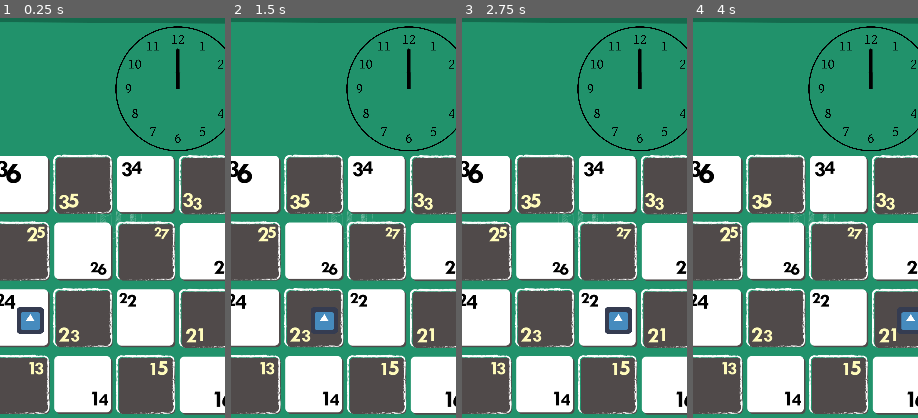
Above: before the commit, frames 1-4 (left to right).
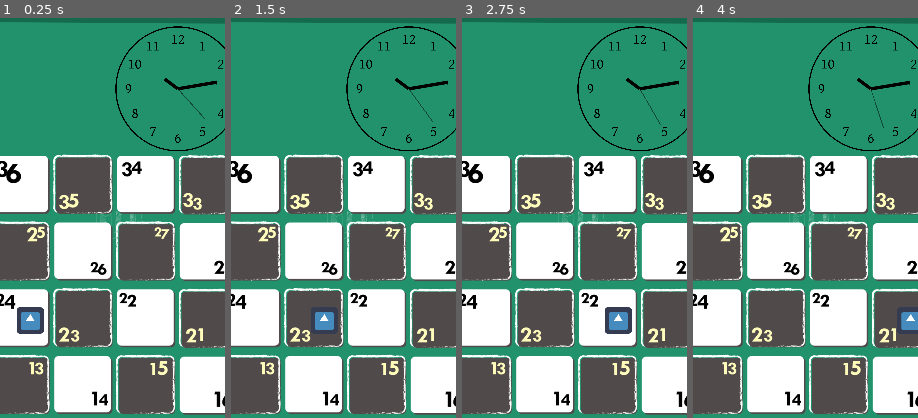
Above: after the commit, the same moments.

Repository: Wildrimak/the-math
Game: Godot game, scene res://scenes/raiz.tscn
Same seed, same stepped clock (60 frames per second), same inputs: the game is played once before the commit and once after it. The engine's default icon, where the game draws it, is replaced by a stand-in: a white triangle on a blue panel in a dark square.
Inputs:
- Up to frame 1 (0.25 s): no input
- Up to frame 2 (1.5 s): hold Right (ui_right) 0.53-1.28 s; hold Down (ui_down) from 1.28 s (still down)
- Up to frame 3 (2.75 s): release Down (ui_down) at 2.03 s; hold Right (ui_right) from 2.03 s (still down)
- Up to frame 4 (4 s): release Right (ui_right) at 2.78 s; hold Up (ui_up) 2.78-3.53 s; hold Left (ui_left) from 3.53 s (still down)
The pictures show only the part of the screen within x 11-61%, y 0-50%; the shares and areas given below are measured in that part.

The runs differ from the first frame. In frame 1, 0.4% of the frame differs, in the area x 72-97%, y 7-26%; in frame 2, 0.4%; in frame 3, 0.4%; in frame 4, 0.4%.
Error before the commit: Parse Error: The identifier "radian_seconds" isn't declared in the current scope. (res://scenes/clock.gd:16)

Commit message:
clock feito

Diff:
--- a/project.godot
+++ b/project.godot
@@ -25,8 +25,6 @@
 window/size/height=1920
 window/size/test_width=360
 window/size/test_height=640
-window/per_pixel_transparency/allowed=true
-window/per_pixel_transparency/enabled=true
 window/handheld/orientation="portrait"
 window/stretch/mode="2d"
 
--- a/scenes/clock.gd
+++ b/scenes/clock.gd
@@ -9,8 +9,18 @@
 export (NodePath) var pivot_seconds_path
 onready var pivot_seconds = get_node(pivot_seconds_path)
 
+var radian_seconds = null
+var radian_minutes = null
+var radian_hours = null
+
 func _ready():
 	set_process(true)
 
 func _process(delta):
-	radian_seconds = OS.get_time()[""]
+	radian_seconds = OS.get_time()["second"] * (PI/30)
+	radian_minutes = OS.get_time()["minute"] * (PI/30) + radian_seconds/60
+	radian_hours = OS.get_time()["hour"] * (PI/6) + radian_minutes/12
+
+	pivot_seconds.set_global_rotation(radian_seconds)
+	pivot_minutes.set_global_rotation(radian_minutes)
+	pivot_hours.set_global_rotation(radian_hours)
--- /dev/null
+++ b/scenes/clock.tscn
@@ -0,0 +1,46 @@
+[gd_scene load_steps=6 format=2]
+
+[ext_resource path="res://scenes/clock.gd" type="Script" id=1]
+[ext_resource path="res://images/clock.png" type="Texture" id=2]
+[ext_resource path="res://images/pointer-hour.svg" type="Texture" id=3]
+[ext_resource path="res://images/pointer-min.svg" type="Texture" id=4]
+[ext_resource path="res://images/pointer-sec.svg" type="Texture" id=5]
+
+[node name="clock" type="Node2D"]
+position = Vector2( 392, 20 )
+script = ExtResource( 1 )
+pivot_hours_path = NodePath("pivot_hours")
+pivot_minutes_path = NodePath("pivot_minutes")
+pivot_seconds_path = NodePath("pivot_seconds")
+
+[node name="body" type="Sprite" parent="."]
+scale = Vector2( 0.25, 0.25 )
+texture = ExtResource( 2 )
+centered = false
+
+[node name="pivot_hours" type="Position2D" parent="."]
+editor/display_folded = true
+position = Vector2( 150, 150 )
+
+[node name="arm_hours" type="Sprite" parent="pivot_hours"]
+position = Vector2( -8, -39.85 )
+scale = Vector2( 1, 0.71145 )
+texture = ExtResource( 3 )
+centered = false
+
+[node name="pivot_minutes" type="Position2D" parent="."]
+editor/display_folded = true
+position = Vector2( 150, 150 )
+
+[node name="arm_minutes" type="Sprite" parent="pivot_minutes"]
+position = Vector2( -8, -96 )
+texture = ExtResource( 4 )
+centered = false
+
+[node name="pivot_seconds" type="Position2D" parent="."]
+position = Vector2( 150, 150 )
+
+[node name="arm_seconds" type="Sprite" parent="pivot_seconds"]
+position = Vector2( -1, -99 )
+texture = ExtResource( 5 )
+centered = false
